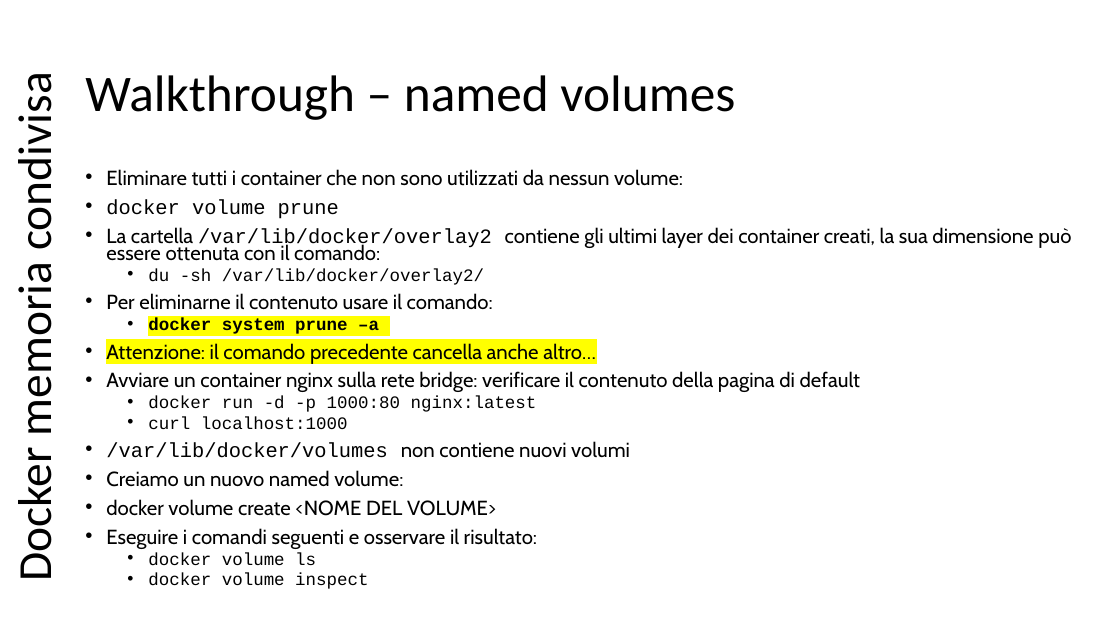
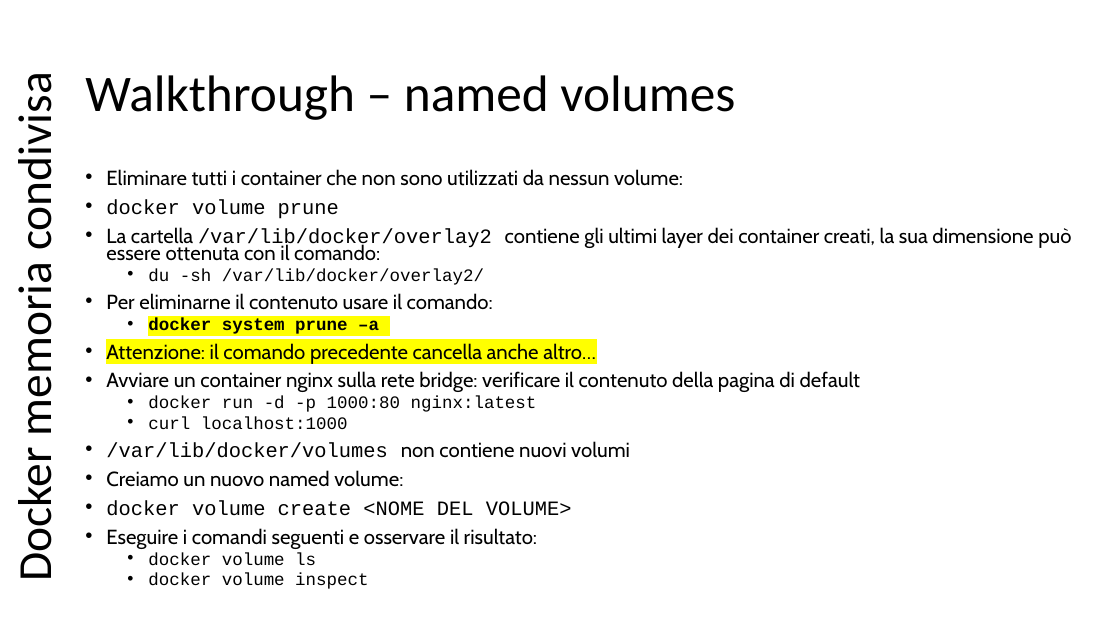
Before and after one commit to scastagnoli/academySisal, a slide deck: slide 25 of docker.pptx. Drawn at 1120x630 pixels with LibreOffice and Linux fonts; fonts in the diff are those of the drawing. Boxes give left, top, right and bottom in pixels: in the first picture for what was removed or moved away, otherwise in the second. Text is boxed around its words. In the diff, an @@ line names an element or a change of style, - is before the commit and + after.

```diff
--- a/docker.pptx
+++ b/docker.pptx
@@ text at (106, 500, 572, 516): font Cabin to Courier New in "docker volume create <NOME DEL VOLUME>" @@
```
Also in this commit, not shown: 5 other slides changed.
